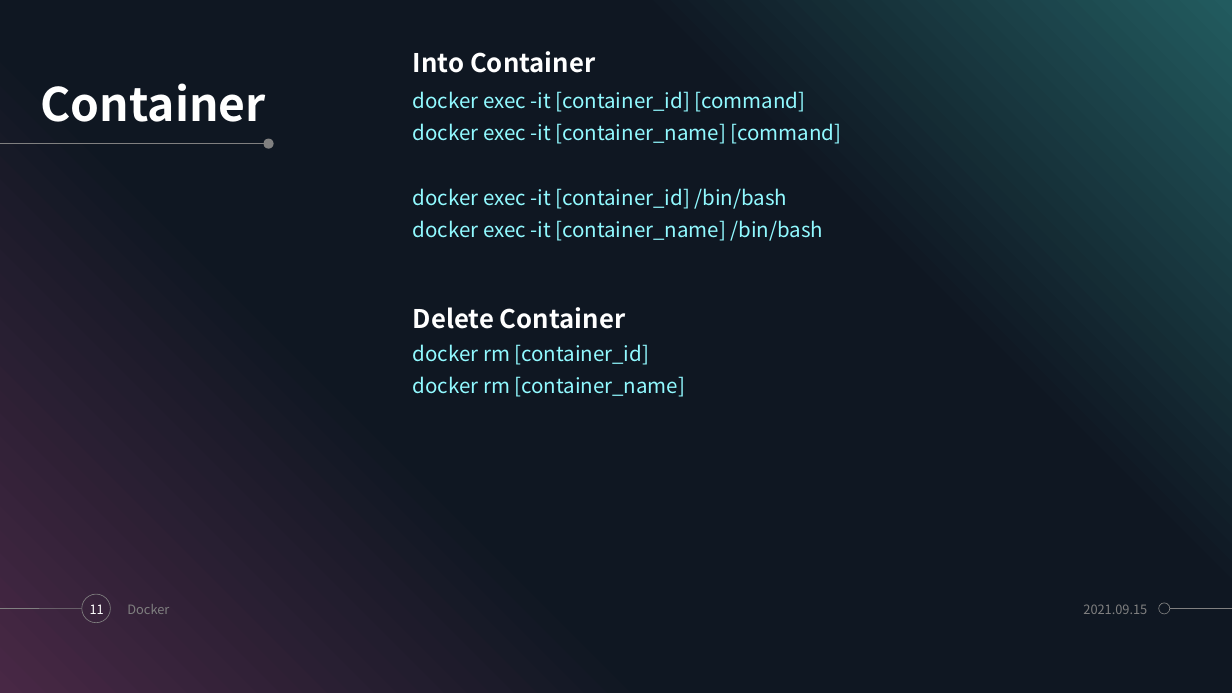
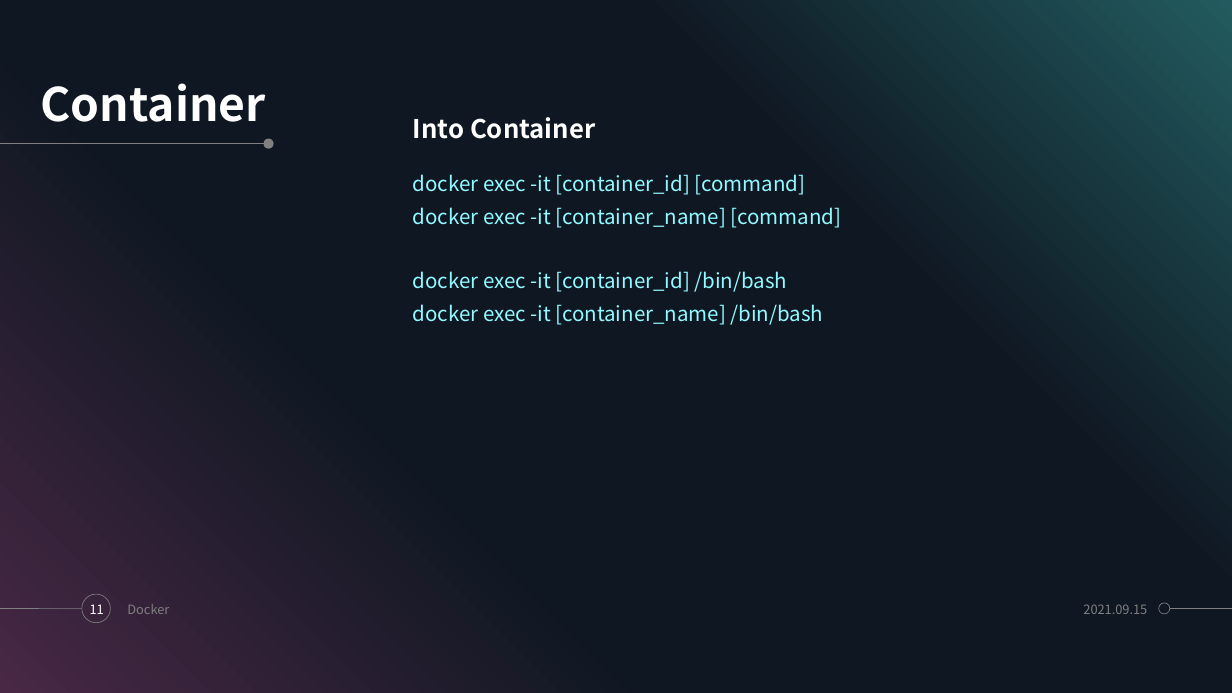
Before and after one commit to rvit2/learning_k8s, a slide deck: slide 11 of Docker & Kubernetes.pptm. Drawn at 1232x693 pixels with LibreOffice and Linux fonts; fonts in the diff are those of the drawing. Boxes give left, top, right and bottom in pixels: in the first picture for what was removed or moved away, otherwise in the second. Text is boxed around its words. In the diff, an @@ line names an element or a change of style, - is before the commit and + after.

```diff
--- a/Docker & Kubernetes.pptm
+++ b/Docker & Kubernetes.pptm
@@ text "Into Container": place and size @@
-text "Into Container" at box(413, 51, 595, 73)
+text "Into Container" at box(413, 117, 595, 139)
@@ text "docker exec -it [container_id] [command]": place and size @@
-text "docker exec -it [container_id] [command]" at box(413, 91, 842, 241)
+text "docker exec -it [container_id] [command]" at box(413, 174, 842, 325)
@@ text removed at box(413, 307, 625, 329) @@
-Delete Container
@@ text removed at box(413, 344, 686, 397) @@
-docker rm [container_id]
-docker rm [container_name]
```
Also in this commit, not shown: 2 other slides changed.
